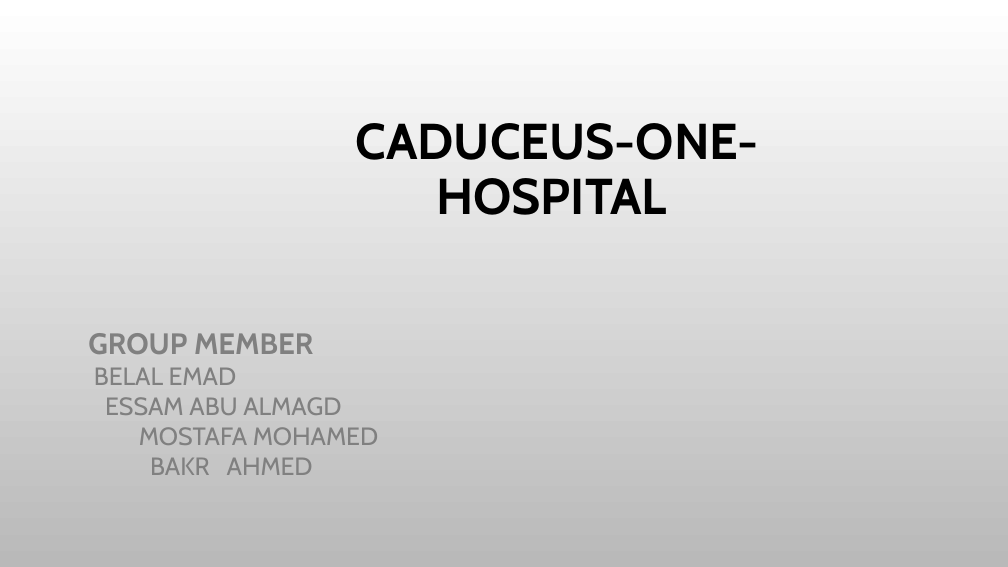
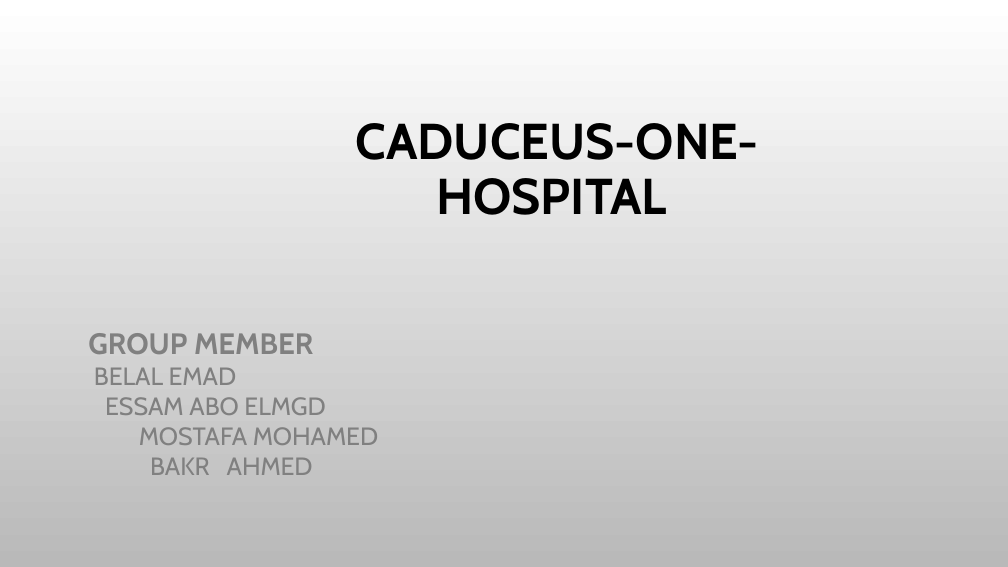
Before and after one commit to essamaboelmgd/caduceus_one_hospital, a slide deck: slide 1 of project.pptx. Drawn at 1008x567 pixels with LibreOffice and Linux fonts; fonts in the diff are those of the drawing; background and template pictures are left out. Boxes give left, top, right and bottom in pixels: in the first picture for what was removed or moved away, otherwise in the second. Text is boxed around its words. In the diff, an @@ line names an element or a change of style, - is before the commit and + after.

```diff
--- a/project.pptx
+++ b/project.pptx
@@ subtitle at [88, 333, 378, 475]: text changed @@
-GROUP MEMBER
-BELAL EMAD
-ESSAM ABU ALMAGD
-MOSTAFA MOHAMED
-BAKR AHMED
+GROUP MEMBER
+BELAL EMAD
+ESSAM ABO ELMGD
+MOSTAFA MOHAMED
+BAKR AHMED
```
Also in this commit, not shown: 2 other slides changed, 3 other files.
